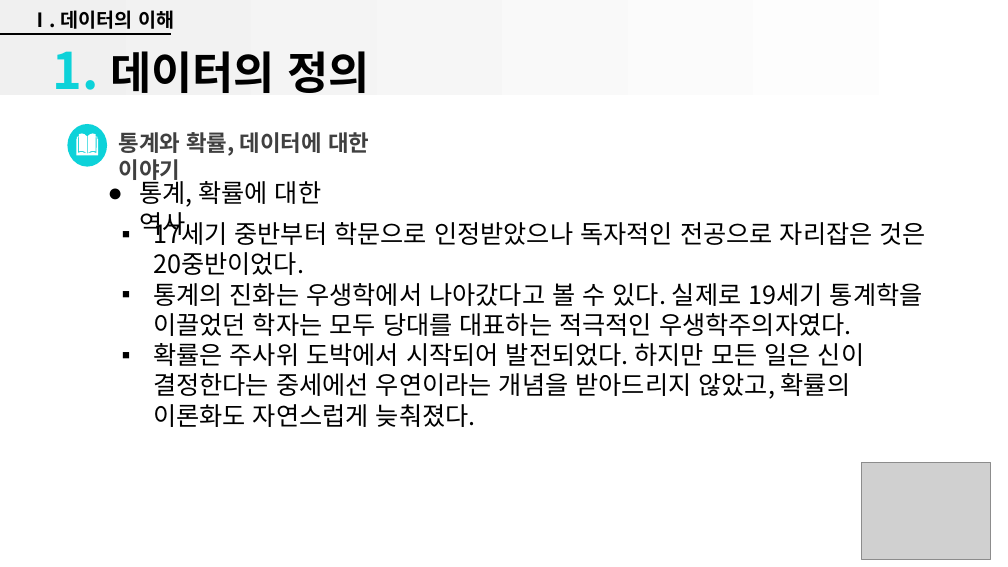
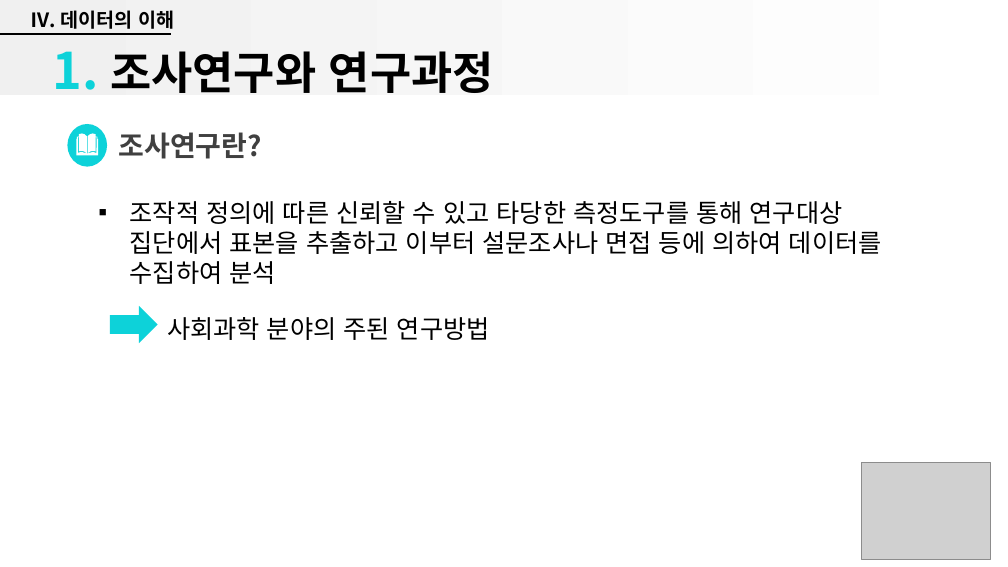
Before and after one commit to kyunleader/-, a slide deck: slide 4 of 과학교 2주차 발표자료.pptx. Drawn at 1008x567 pixels with LibreOffice and Linux fonts; fonts in the diff are those of the drawing; grey boxes stand for pictures; background and template pictures are left out. Boxes give left, top, right and bottom in pixels: in the first picture for what was removed or moved away, otherwise in the second. Text is boxed around its words. In the diff, an @@ line names an element or a change of style, - is before the commit and + after.

```diff
--- a/과학교 2주차 발표자료.pptx
+++ b/과학교 2주차 발표자료.pptx
@@ text at (30,10,174,29): text changed @@
-Ⅰ. 데이터의 이해
+Ⅳ. 데이터의 이해
@@ title at (53,51,494,93): text changed @@
-1. 데이터의 정의
+1. 조사연구와 연구과정
@@ text at (119,132,262,159): text changed; size 16 to 20 pt @@
-통계와 확률, 데이터에 대한 이야기
+조사연구란?
@@ text removed at (139,177,321,239) @@
-● 통계, 확률에 대한 역사
@@ text at (130,201,882,254): text changed @@
-▪ 17세기 중반부터 학문으로 인정받았으나 독자적인 전공으로 자리잡은 것은 20중반이었다.
-▪ 통계의 진화는 우생학에서 나아갔다고 볼 수 있다. 실제로 19세기 통계학을 이끌었던 학자는 모두 당대를 대표하는 적극적인 우생학주의자였다.
-▪ 확률은 주사위 도박에서 시작되어 발전되었다. 하지만 모든 일은 신이 결정한다는 중세에선 우연이라는 개념을 받아드리지 않았고, 확률의 이론화도 자연스럽게 늦춰졌다.
+▪ 조작적 정의에 따른 신뢰할 수 있고 타당한 측정도구를 통해 연구대상 집단에서 표본을 추출하고 이부터 설문조사나 면접 등에 의하여 데이터를 수집하여 분석
@@ right arrow added at (110,305,157,343), fill #0DD2D9 @@
@@ text added at (167,317,490,340), 18 pt, text #000000 @@
+사회과학 분야의 주된 연구방법
```
Also in this commit, not shown: 1 other slide changed, 28 slides added, 23 slides removed.
